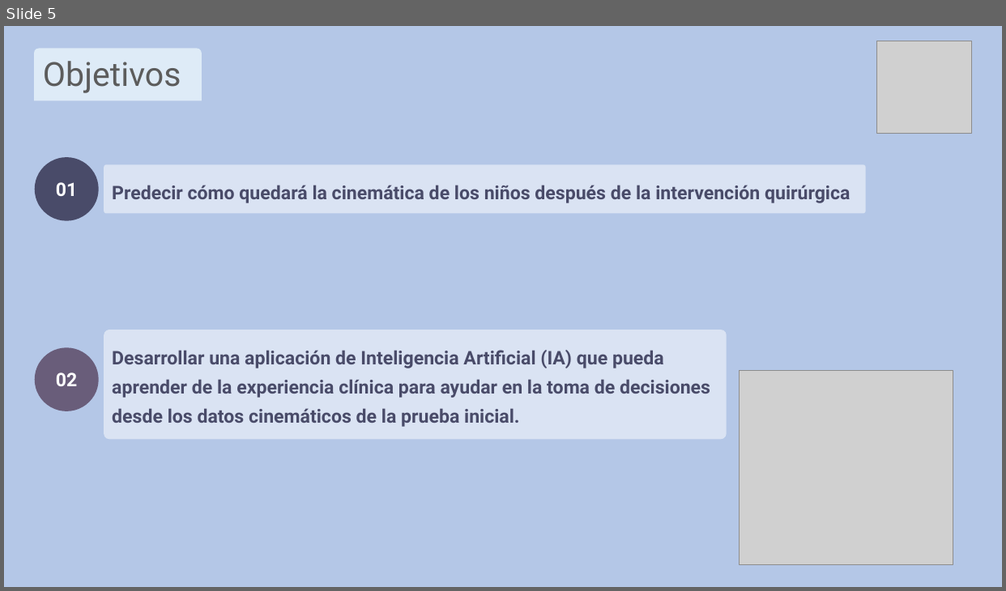
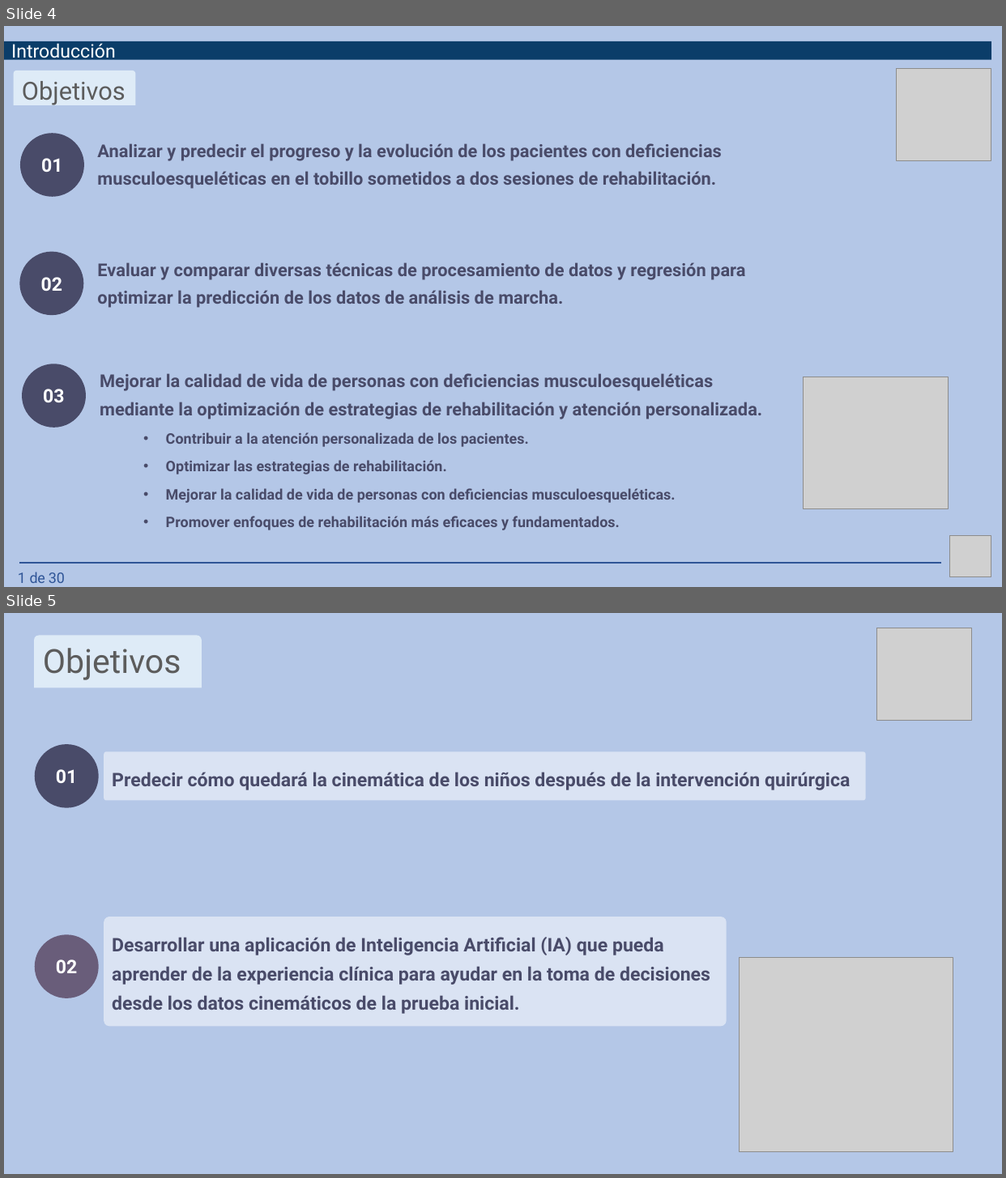
Before and after one commit to bernatsort/Therapy-Progress-Gait-Prediction, a slide deck: Presentación_TFM_Bernat_Sort.pptx. Shown one above the other, each under a label of ours: slide 5 before the commit, slides 4 and 5 after it. The pictures are 1006x591 and 1006x1178 pixels, drawn with LibreOffice and Linux fonts; fonts in the diff are those of the drawing; grey boxes stand for pictures. Boxes give left, top, right and bottom in pixels: in the first picture for what was removed or moved away, otherwise in the second. Text is boxed around its words. In the diff, an @@ line names an element or a change of style, - is before the commit and + after.

Commit message:
presentation objetivos

```diff
--- a/Presentación_TFM_Bernat_Sort.pptx
+++ b/Presentación_TFM_Bernat_Sort.pptx
@@ slide 4 added at (4, 26, 1002, 587), background #B4C7E7 @@
@@ rectangle added at (4, 41, 991, 60), fill #0B3D69, 18 pt, text #FFFFFF @@
+Introducción
@@ round same rect added at (14, 71, 136, 105), fill #DEEBF7, 24 pt, text #5C5C5C @@
+Objetivos
@@ picture added at (897, 69, 991, 161) @@
@@ ellipse added at (20, 133, 84, 197), fill #494B69, 18 pt, text #FFFFFF, bold @@
+01
@@ text added at (97, 143, 722, 189), 17 pt, text #494B69, bold @@
+Analizar y predecir el progreso y la evolución de los pacientes con deficiencias musculoesqueléticas en el tobillo sometidos a dos sesiones de rehabilitación.
@@ ellipse added at (19, 252, 83, 316), fill #494B69, 18 pt, text #FFFFFF, bold @@
+02
@@ text added at (97, 263, 745, 308), 17 pt, text #494B69, bold @@
+Evaluar y comparar diversas técnicas de procesamiento de datos y regresión para optimizar la predicción de los datos de análisis de marcha.
@@ ellipse added at (22, 365, 86, 428), fill #494B69, 18 pt, text #FFFFFF, bold @@
+03
@@ text added at (100, 373, 762, 531), 14 pt, text #494B69, bold @@
+Mejorar la calidad de vida de personas con deficiencias musculoesqueléticas mediante la optimización de estrategias de rehabilitación y atención personalizada.
+  • Contribuir a la atención personalizada de los pacientes.
+  • Optimizar las estrategias de rehabilitación.
+  • Mejorar la calidad de vida de personas con deficiencias musculoesqueléticas.
+  • Promover enfoques de rehabilitación más eficaces y fundamentados.
@@ picture added at (803, 377, 948, 509) @@
@@ picture added at (950, 535, 991, 577) @@
@@ freeform shape added at (19, 555, 941, 563), outline #2F5597 1.5 pt @@
@@ text added at (18, 572, 65, 583), 14 pt, text #2F5597 @@
+1 de 30
```
Also in this commit, not shown: 2 other slides added, 1 slide removed.
